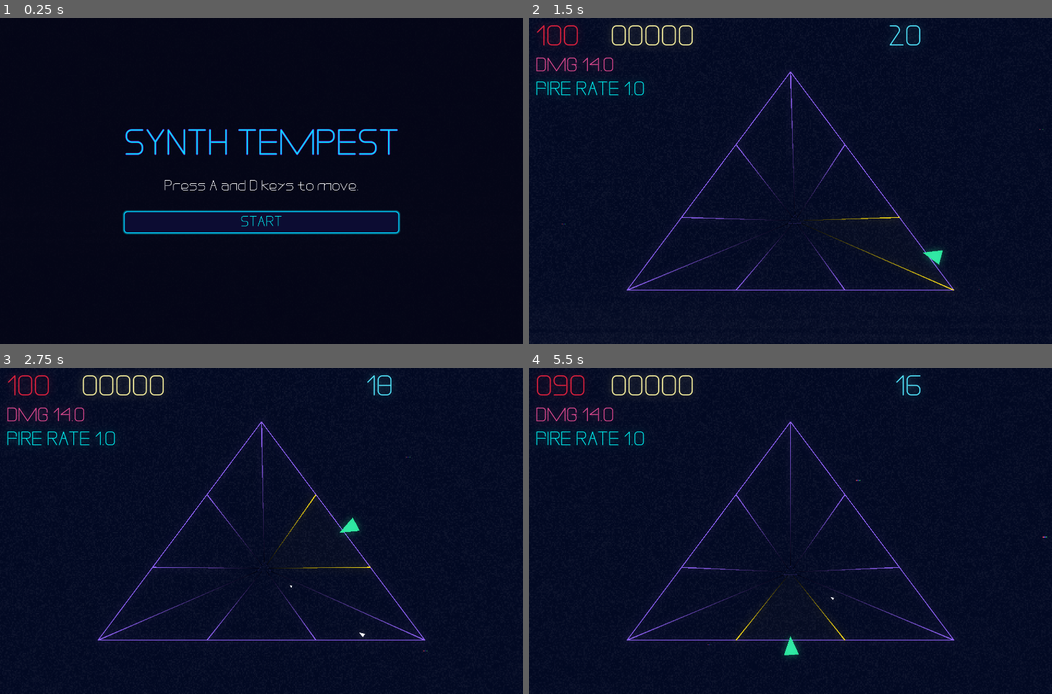
Above: before the commit, frames 1-4 (two rows, left to right).
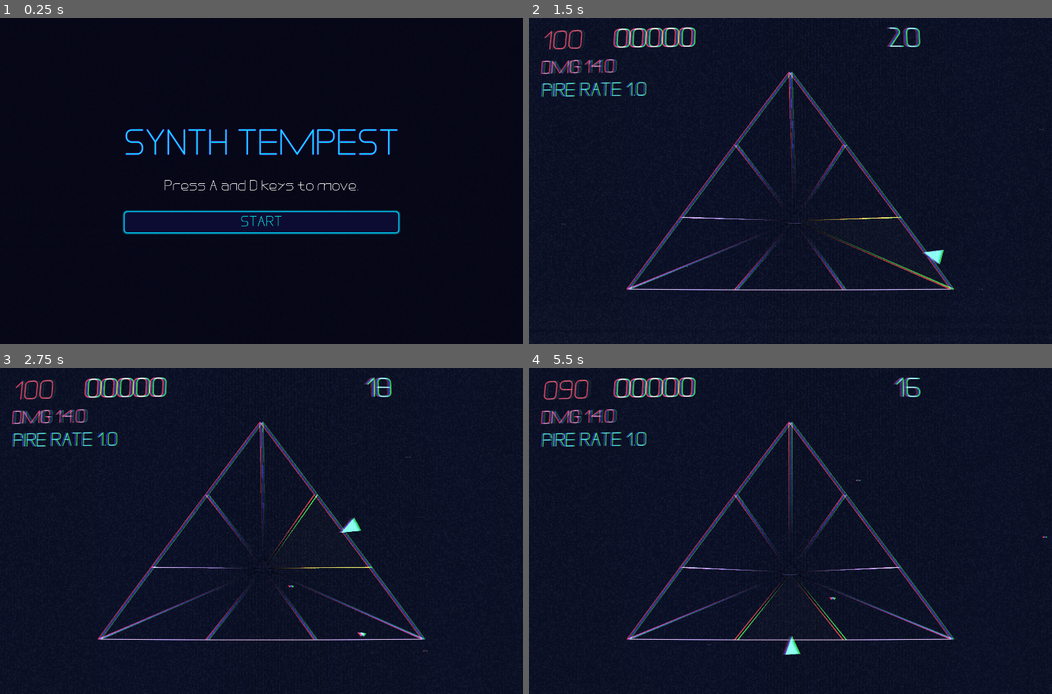
Above: after the commit, the same moments.

Repository: level1rogue/synth-tempest
Game: Godot game, scene res://scenes/root.tscn
The game is run twice, just before and just after one commit, with the same random seed, the same clock (stepped at 60 frames per second) and the same inputs.
Inputs:
- Up to frame 1 (0.25 s): no input
- Up to frame 2 (1.5 s): click "START" at 0.5 s; tap Enter (ui_accept) at 1.25 s; hold D (move_right) from 1.28 s (still down)
- Up to frame 3 (2.75 s): tap Enter (ui_accept) at 1.52, 2.27 s; release D (move_right) at 2.03 s; hold A (move_left) from 2.03 s (still down)
- Up to frame 4 (5.5 s): release A (move_left) at 2.78 s; hold D (move_right) 2.78-4.28 s; tap Enter (ui_accept) at 3.77, 4.52, 5.27 s; hold A (move_left) from 4.28 s (still down)

The runs differ from the first frame. In frame 2, 4.7% of the frame differs, in the area x 1-87%, y 2-84%; in frame 3, 4.7%; in frame 4, 4.8%, in the area x 1-99%, y 2-89%.

Commit message:
Fix shader rendering issues and optimize backbuffer handling

Diff:
--- a/scenes/root.tscn
+++ b/scenes/root.tscn
@@ -25,7 +25,6 @@
 
 [sub_resource type="Environment" id="Environment_sqa0i"]
 background_mode = 3
-glow_enabled = true
 glow_intensity = 1.36
 glow_strength = 0.98
 glow_bloom = 0.32
@@ -37,19 +36,19 @@
 shader_parameter/overlay = true
 shader_parameter/scanlines_opacity = 0.0
 shader_parameter/scanlines_width = 0.0
-shader_parameter/grille_opacity = 0.05200000247
+shader_parameter/grille_opacity = 0.3
 shader_parameter/resolution = Vector2(1920, 1080)
 shader_parameter/pixelate = false
 shader_parameter/roll = true
 shader_parameter/roll_speed = 0.3
 shader_parameter/roll_size = 1.1270000535325
 shader_parameter/roll_variation = 3.55600016565012
-shader_parameter/distort_intensity = 0.066000003135
+shader_parameter/distort_intensity = 0.026000001235
 shader_parameter/noise_opacity = 0.134000006365
 shader_parameter/noise_speed = 5.0
 shader_parameter/static_noise_intensity = 0.0350000016625
 shader_parameter/aberration = 0.03
-shader_parameter/brightness = 1.4
+shader_parameter/brightness = 2.2
 shader_parameter/discolor = true
 shader_parameter/warp_amount = 0.22000001045
 shader_parameter/clip_warp = true
--- a/scripts/root.gd
+++ b/scripts/root.gd
@@ -38,6 +38,17 @@
 	$ShaderGrader.position = get_viewport_rect().size /2
 	$ShaderGrader.scale = get_viewport_rect().size
 
+	# Fix ShaderGrader modulate so it doesn't render black
+	$ShaderGrader.modulate = Color(1, 1, 1, 1)
+	$ShaderGrader.self_modulate = Color(1, 1, 1, 1)
+
+	# Add BackBufferCopy before ShaderGrader so it captures rendered content
+	var backbuffer = BackBufferCopy.new()
+	backbuffer.copy_mode = BackBufferCopy.COPY_MODE_VIEWPORT
+	add_child(backbuffer)
+	# Move it just before ShaderGrader
+	move_child(backbuffer, $ShaderGrader.get_index())
+
 	# Show start screen only; level/player not loaded yet
 	_show_start_screen()
 
@@ -62,6 +73,14 @@
 	# Instantiate Player
 	_player = _player_scene.instantiate()
 	add_child(_player)
+
+	# Move BackBufferCopy and ShaderGrader to render after all game content
+	# This ensures the shader processes everything including dynamically added nodes
+	for child in get_children():
+		if child is BackBufferCopy:
+			move_child(child, -1)
+	if has_node("ShaderGrader"):
+		move_child($ShaderGrader, -1)
 
 	# Get label refs from the newly instantiated level
 	_points_label = _level.get_node("PointsLabel") as Label
